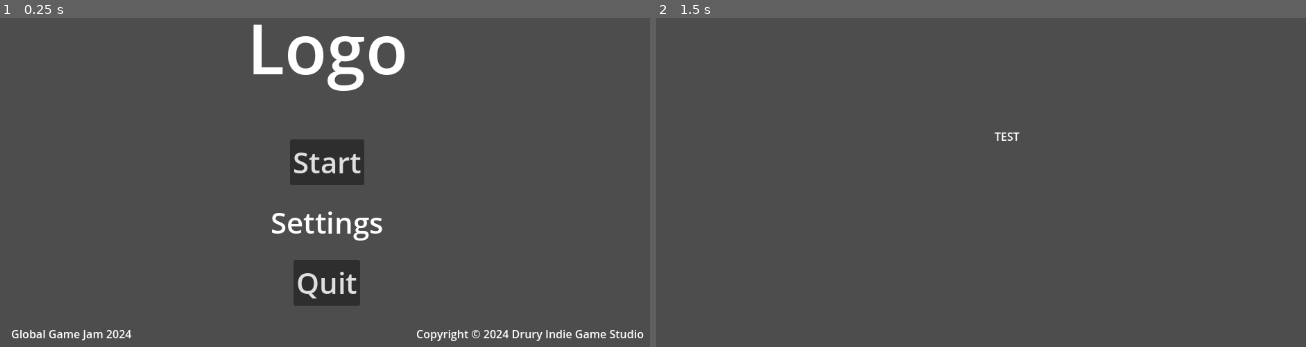
Above: before the commit, frames 1-2 (left to right).
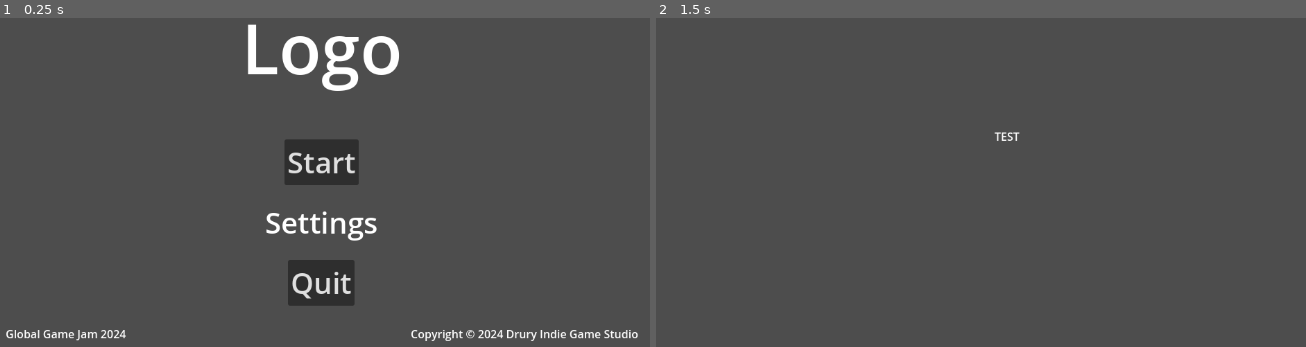
Above: after the commit, the same moments.

Repository: Drury-Indie-Game-Studio/GGJ2024
Game: Godot game, scene res://Scenes/MainMenu.tscn
Two runs of this game, one before a commit and one after it. Both use one fixed random seed, a clock stepped at 60 frames per second and the inputs below.
Inputs:
- Up to frame 1 (0.25 s): no input
- Up to frame 2 (1.5 s): click "Start" at 0.5 s; tap Enter at 1.25 s

The runs differ from the first frame. In frame 1, 4.6% of the frame differs, in the area x 0-100%, y 1-99%; in frame 2, nothing differs.

Commit message:
Created GameUI scene

Diff:
--- /dev/null
+++ b/Scenes/GameUI.tscn
@@ -0,0 +1,94 @@
+[gd_scene load_steps=3 format=3 uid="uid://dbfh3saqgp4bs"]
+
+[sub_resource type="Gradient" id="Gradient_g1jfq"]
+offsets = PackedFloat32Array(1)
+colors = PackedColorArray(1, 1, 1, 1)
+
+[sub_resource type="GradientTexture1D" id="GradientTexture1D_s167k"]
+gradient = SubResource("Gradient_g1jfq")
+
+[node name="Control" type="Control"]
+layout_mode = 3
+anchors_preset = 15
+anchor_right = 1.0
+anchor_bottom = 1.0
+grow_horizontal = 2
+grow_vertical = 2
+
+[node name="MarginContainer" type="MarginContainer" parent="."]
+layout_mode = 0
+offset_right = 1115.0
+offset_bottom = 605.0
+theme_override_constants/margin_left = 10
+theme_override_constants/margin_top = 10
+theme_override_constants/margin_right = 10
+theme_override_constants/margin_bottom = 10
+
+[node name="VBoxContainer" type="VBoxContainer" parent="MarginContainer"]
+layout_mode = 2
+
+[node name="Label" type="Label" parent="MarginContainer/VBoxContainer"]
+layout_mode = 2
+size_flags_vertical = 3
+text = "Some:Time"
+horizontal_alignment = 1
+
+[node name="TextureRect" type="TextureRect" parent="MarginContainer/VBoxContainer/Label"]
+layout_mode = 0
+offset_left = -74.0
+offset_top = 350.0
+offset_right = 182.0
+offset_bottom = 622.0
+texture = SubResource("GradientTexture1D_s167k")
+expand_mode = 2
+
+[node name="VBoxContainer" type="VBoxContainer" parent="MarginContainer/VBoxContainer/Label/TextureRect"]
+layout_mode = 2
+offset_left = 74.0
+offset_top = 50.0
+offset_right = 178.0
+offset_bottom = 235.0
+size_flags_horizontal = 0
+size_flags_vertical = 10
+
+[node name="Label" type="Label" parent="MarginContainer/VBoxContainer/Label/TextureRect/VBoxContainer"]
+modulate = Color(0, 0, 0, 1)
+layout_mode = 2
+size_flags_horizontal = 4
+text = "Shopping List"
+
+[node name="Label2" type="Label" parent="MarginContainer/VBoxContainer/Label/TextureRect/VBoxContainer"]
+modulate = Color(0, 0, 0, 1)
+layout_mode = 2
+size_flags_horizontal = 4
+text = "Test"
+
+[node name="Label3" type="Label" parent="MarginContainer/VBoxContainer/Label/TextureRect/VBoxContainer"]
+modulate = Color(0, 0, 0, 1)
+layout_mode = 2
+size_flags_horizontal = 4
+text = "Test"
+
+[node name="Label4" type="Label" parent="MarginContainer/VBoxContainer/Label/TextureRect/VBoxContainer"]
+modulate = Color(0, 0, 0, 1)
+layout_mode = 2
+size_flags_horizontal = 4
+text = "Test"
+
+[node name="Label5" type="Label" parent="MarginContainer/VBoxContainer/Label/TextureRect/VBoxContainer"]
+modulate = Color(0, 0, 0, 1)
+layout_mode = 2
+size_flags_horizontal = 4
+text = "Test"
+
+[node name="Label6" type="Label" parent="MarginContainer/VBoxContainer/Label/TextureRect/VBoxContainer"]
+modulate = Color(0, 0, 0, 1)
+layout_mode = 2
+size_flags_horizontal = 4
+text = "Test"
+
+[node name="Label7" type="Label" parent="MarginContainer/VBoxContainer/Label/TextureRect/VBoxContainer"]
+modulate = Color(0, 0, 0, 1)
+layout_mode = 2
+size_flags_horizontal = 4
+text = "Test"
--- a/Scenes/MainMenu.tscn
+++ b/Scenes/MainMenu.tscn
@@ -6,6 +6,10 @@
 anchors_preset = 15
 anchor_right = 1.0
 anchor_bottom = 1.0
+offset_left = -8.0
+offset_top = -32.0
+offset_right = -8.0
+offset_bottom = 32.0
 grow_horizontal = 2
 grow_vertical = 2
 theme_override_constants/margin_left = 120
Not shown, added: Assets/Sound/Music/02 - kirby.wav.import
Not shown, added: Assets/Sound/SFX/airhorn.wav.import
